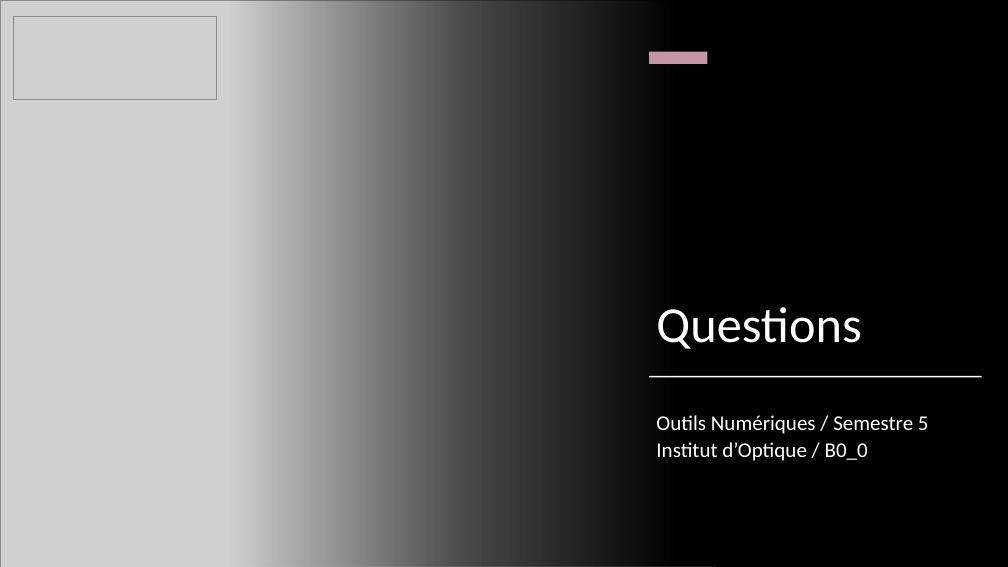
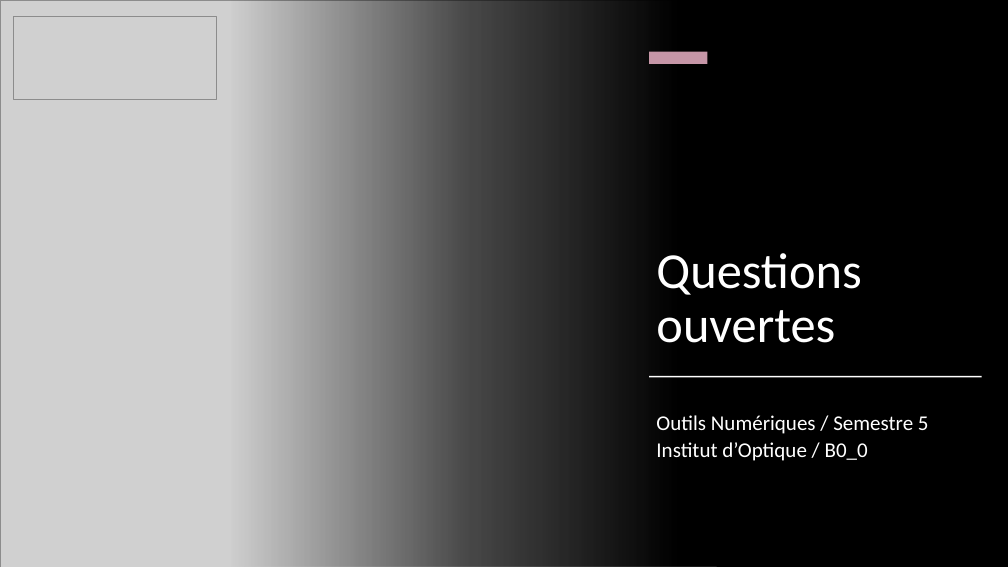
Before and after one commit to jvillemejane/jvillemejane, a slide deck: slide 20 of Presentations/2024_COPERF_Informatique.pptx (slide 14 before the commit). Drawn at 1008x567 pixels with LibreOffice and Linux fonts; fonts in the diff are those of the drawing; grey boxes stand for pictures. Boxes give left, top, right and bottom in pixels: in the first picture for what was removed or moved away, otherwise in the second. Text is boxed around its words. In the diff, an @@ line names an element or a change of style, - is before the commit and + after.

```diff
--- a/Presentations/2024_COPERF_Informatique.pptx
+++ b/Presentations/2024_COPERF_Informatique.pptx
@@ title at [656,253,861,343]: text changed @@
-Questions
+Questions ouvertes
```
Also in this commit, not shown: 4 other slides changed, 11 slides added, 5 slides removed, 2 other files.
